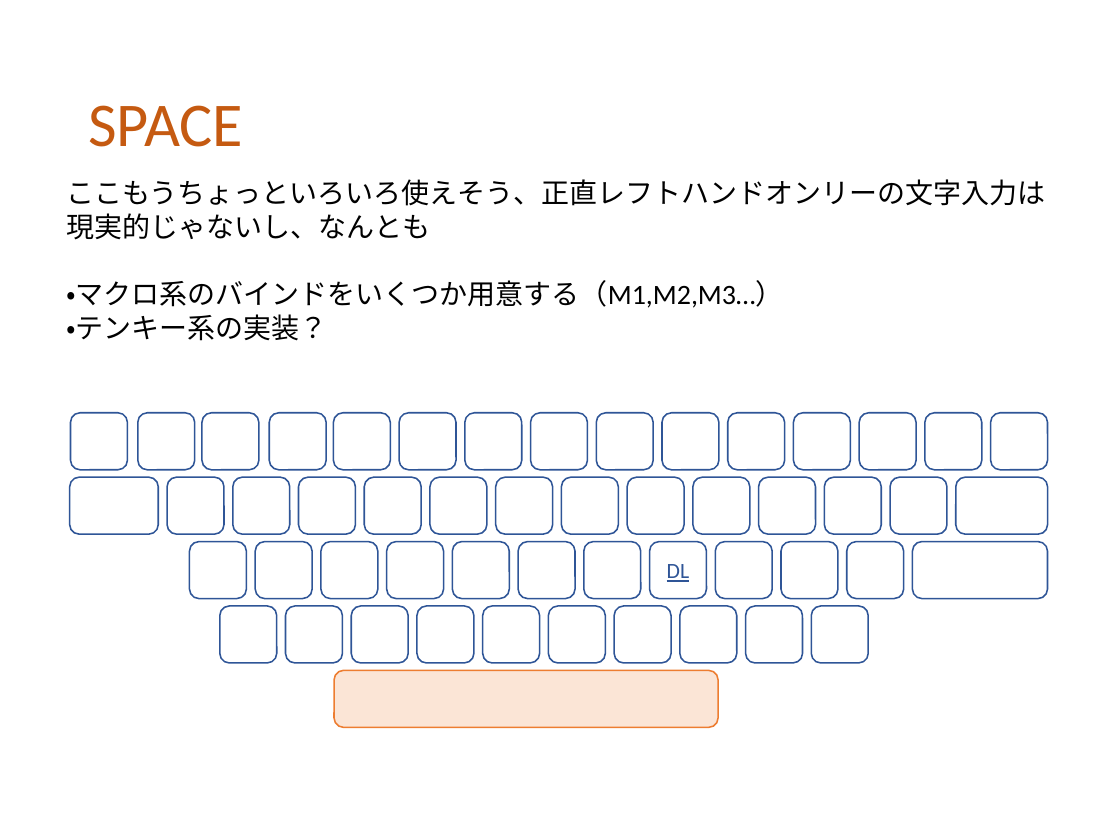
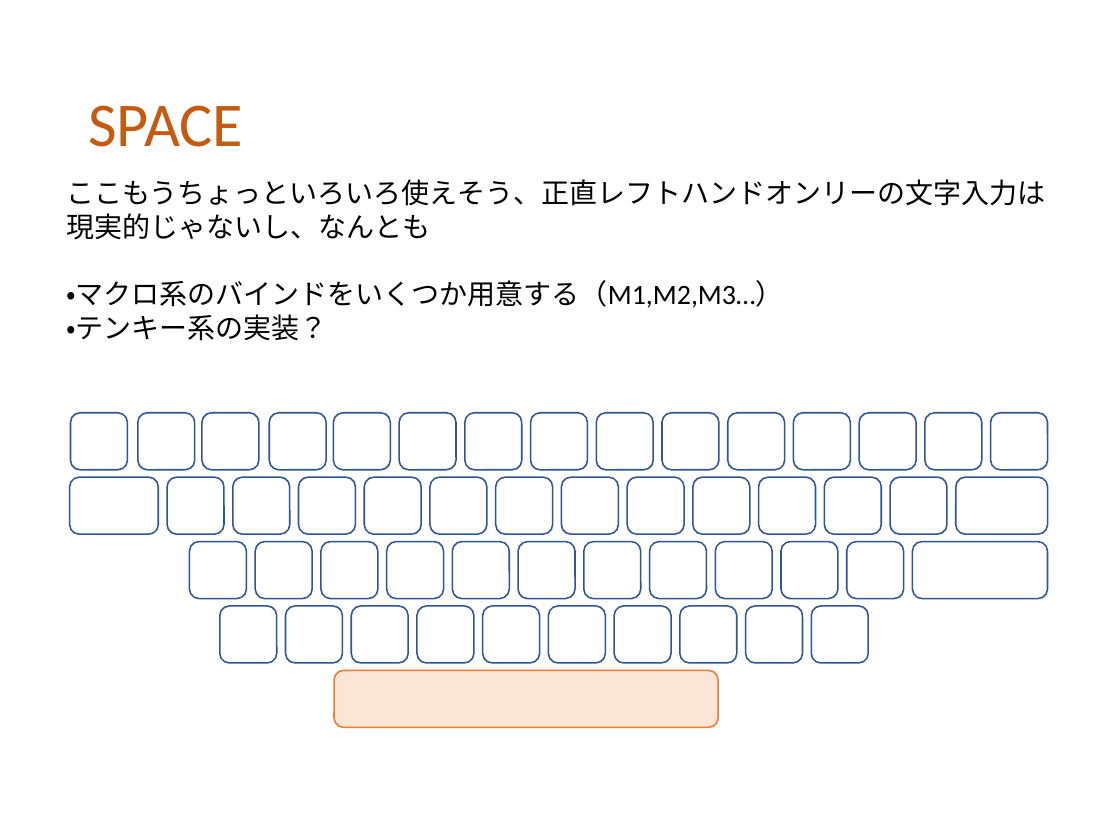
Before and after one commit to ittooo66/myAHK, a slide deck: slide 7 of MANUAL.pptx (slide 9 before the commit). Drawn at 1120x840 pixels with LibreOffice and Linux fonts; fonts in the diff are those of the drawing. Boxes give left, top, right and bottom in pixels: in the first picture for what was removed or moved away, otherwise in the second. Text is boxed around its words. In the diff, an @@ line names an element or a change of style, - is before the commit and + after.

```diff
--- a/MANUAL.pptx
+++ b/MANUAL.pptx
@@ text in rounded rectangle at (667,564,690,582): text removed @@
-DL
```
Also in this commit, not shown: 4 other slides changed, 1 slide added.
